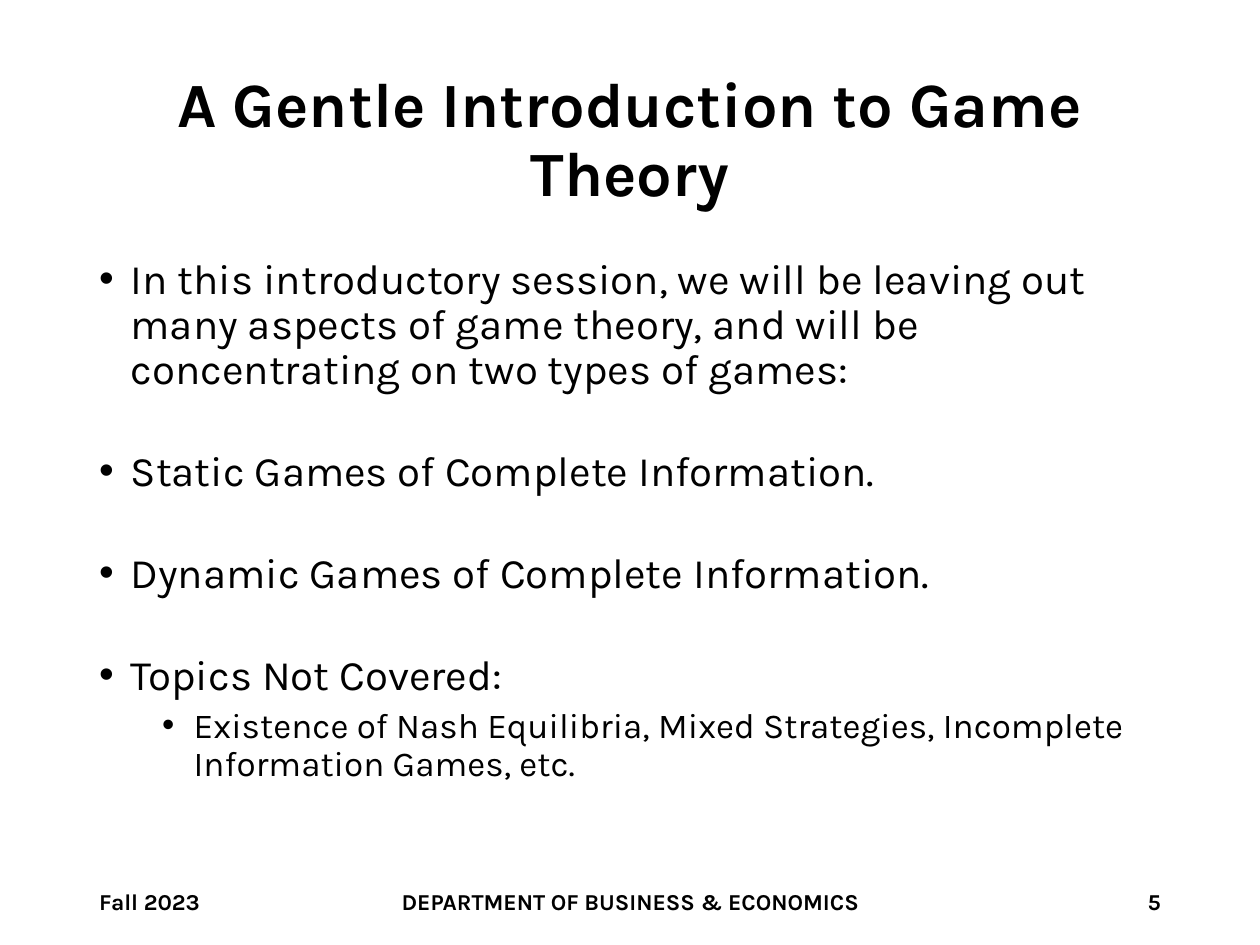
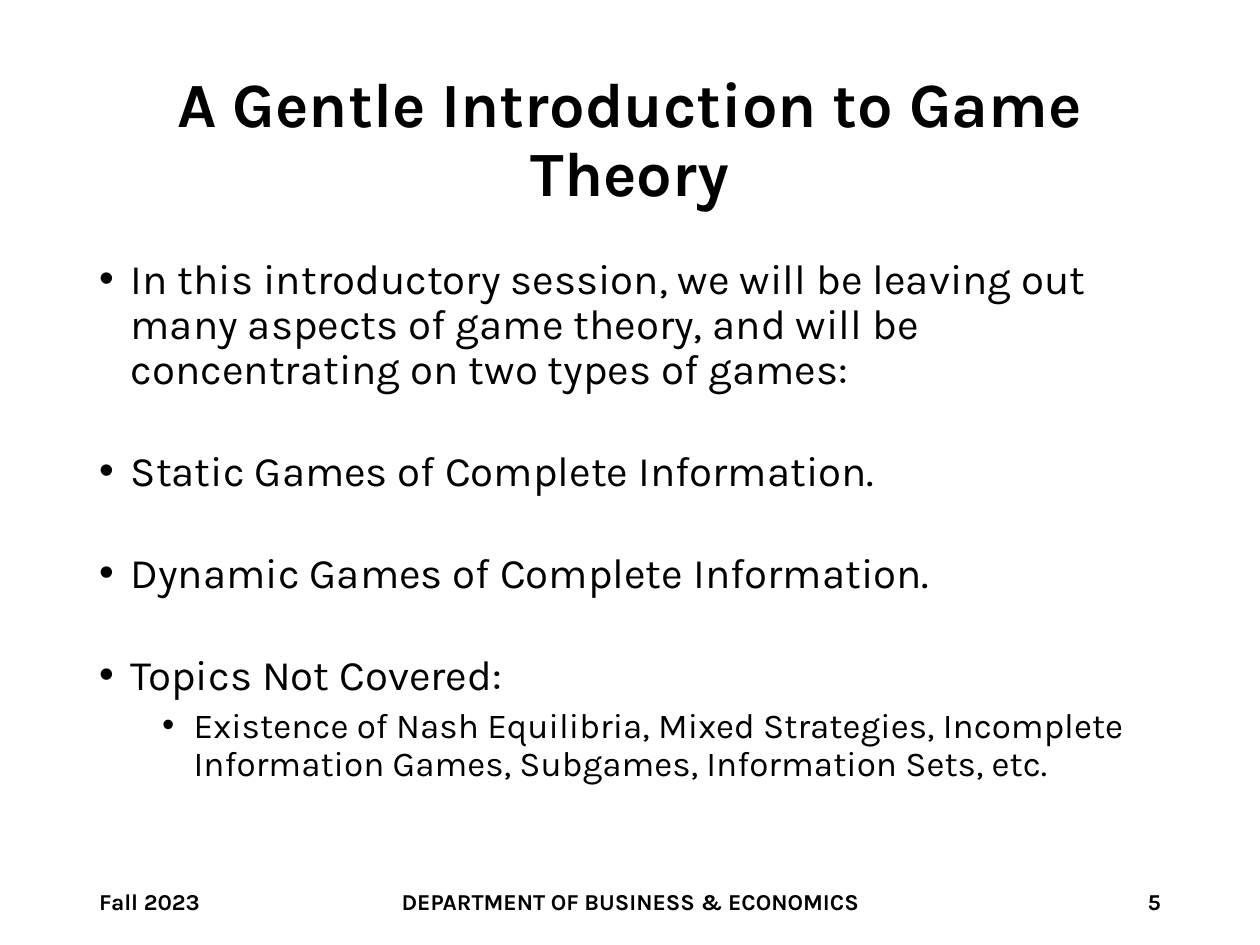
Before and after one commit to brianhwpark/brianhwpark.github.io, a slide deck: slide 5 of files/teaching-resources/monmouthcollege-econ-300/ECON300-LEC24.pptx. Drawn at 1260x945 pixels with LibreOffice and Linux fonts; fonts in the diff are those of the drawing; background and template pictures are left out. Boxes give left, top, right and bottom in pixels: in the first picture for what was removed or moved away, otherwise in the second. Text is boxed around its words. In the diff, an @@ line names an element or a change of style, - is before the commit and + after.

```diff
--- a/files/teaching-resources/monmouthcollege-econ-300/ECON300-LEC24.pptx
+++ b/files/teaching-resources/monmouthcollege-econ-300/ECON300-LEC24.pptx
@@ text at box(194, 714, 1123, 785): text changed @@
-  • Existence of Nash Equilibria, Mixed Strategies, Incomplete Information Games, etc.
+  • Existence of Nash Equilibria, Mixed Strategies, Incomplete Information Games, Subgames, Information Sets, etc.
```
Also in this commit, not shown: 3 other files.
